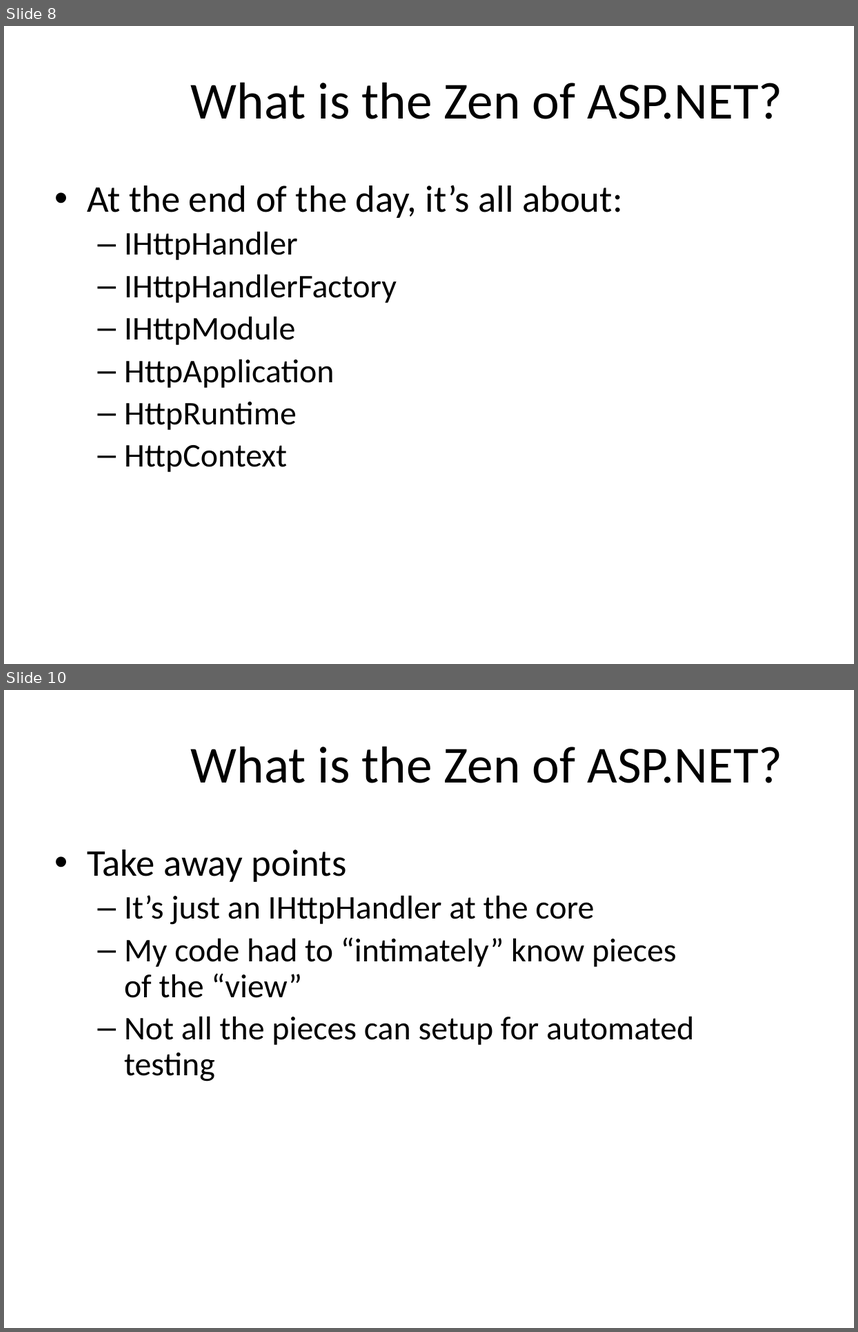
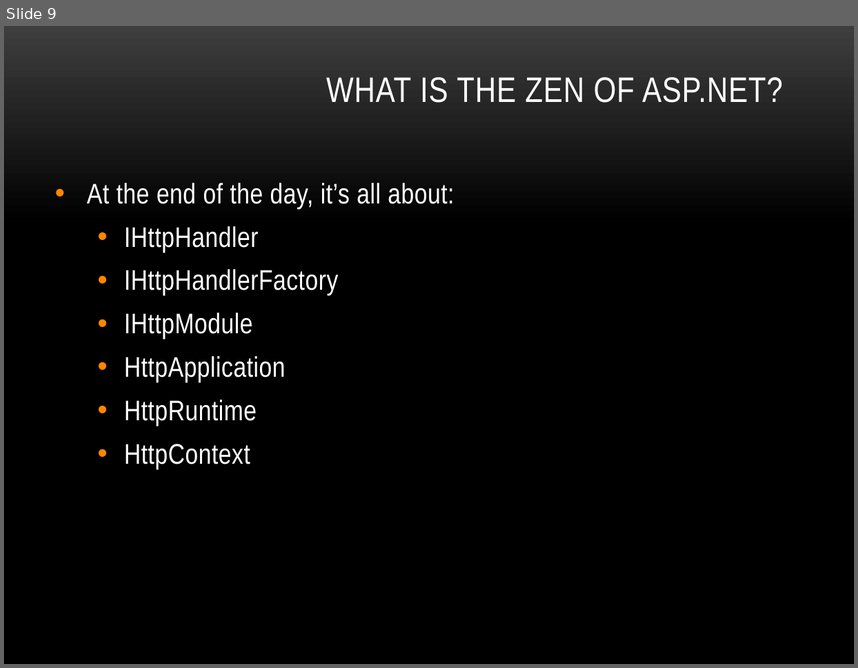
Before and after one commit to lozanotek/zenofmvc, a slide deck: slides/aspnet_mvc_zen.pptx. Shown one above the other, each under a label of ours: slides 8 and 10 before the commit, slide 9 after it; the slides between them are not shown. The pictures are 858x1332 and 858x668 pixels, drawn with LibreOffice and Linux fonts; fonts in the diff are those of the drawing; background and template pictures are left out. Boxes give left, top, right and bottom in pixels: in the first picture for what was removed or moved away, otherwise in the second. Text is boxed around its words. In the diff, an @@ line names an element or a change of style, - is before the commit and + after.

```diff
--- a/slides/aspnet_mvc_zen.pptx
+++ b/slides/aspnet_mvc_zen.pptx
@@ slide 10 removed at box(4, 690, 854, 1328), background #FFFFFF @@
@@ title removed at box(191, 746, 782, 783) @@
-What is the Zen of ASP.NET?
@@ text removed at box(87, 849, 694, 1081) @@
-• Take away points
-  – It’s just an IHttpHandler at the core
-  – My code had to “intimately” know pieces of the “view”
-  – Not all the pieces can setup for automated testing
@@ what was slide 8 is now slide 9 @@
@@ slide 9 changed as well @@
@@ background #FFFFFF to picture (left out) @@
@@ title at box(326, 77, 783, 103): text changed; size 44 to 30 pt; font Calibri to Arial Narrow; text colour #000000 to #FFFFFF @@
-What is the Zen of ASP.NET?
+WHAT IS THE ZEN OF ASP.NET?
@@ text "At the end of the ..." at box(87, 183, 454, 468): size 32 to 24 pt in "At the end of the day, it’s ..."; font Calibri to Arial Narrow, text colour #000000 to #FFFFFF, letter spacing 0 to 0.3 pt; size 28 to 24 pt in "IHttpHandler", "IHttpHandlerFactory", "IHttpModule", "HttpApplication" and 2 more places; more space between paragraphs; bullet – to • @@
```
Also in this commit, not shown: 23 other slides changed, 4 slides added, 5 other slides removed, 36 other files.
